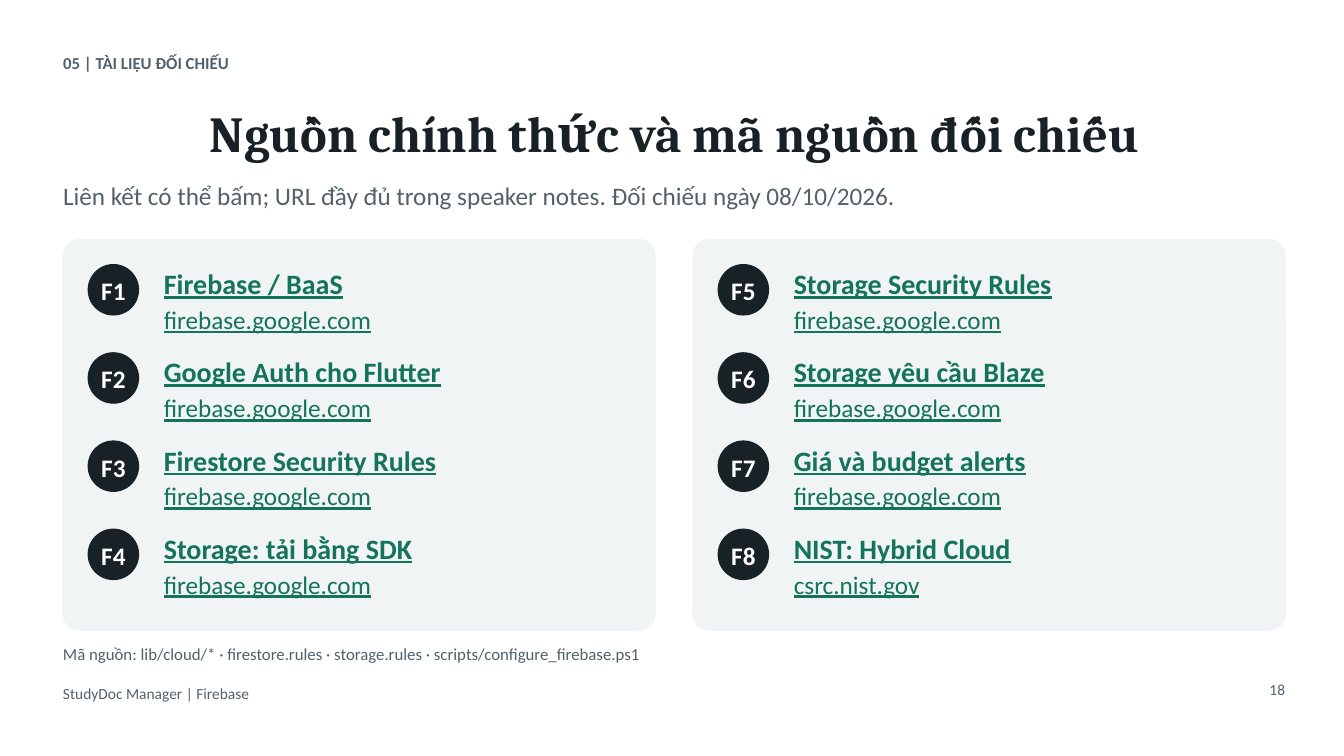
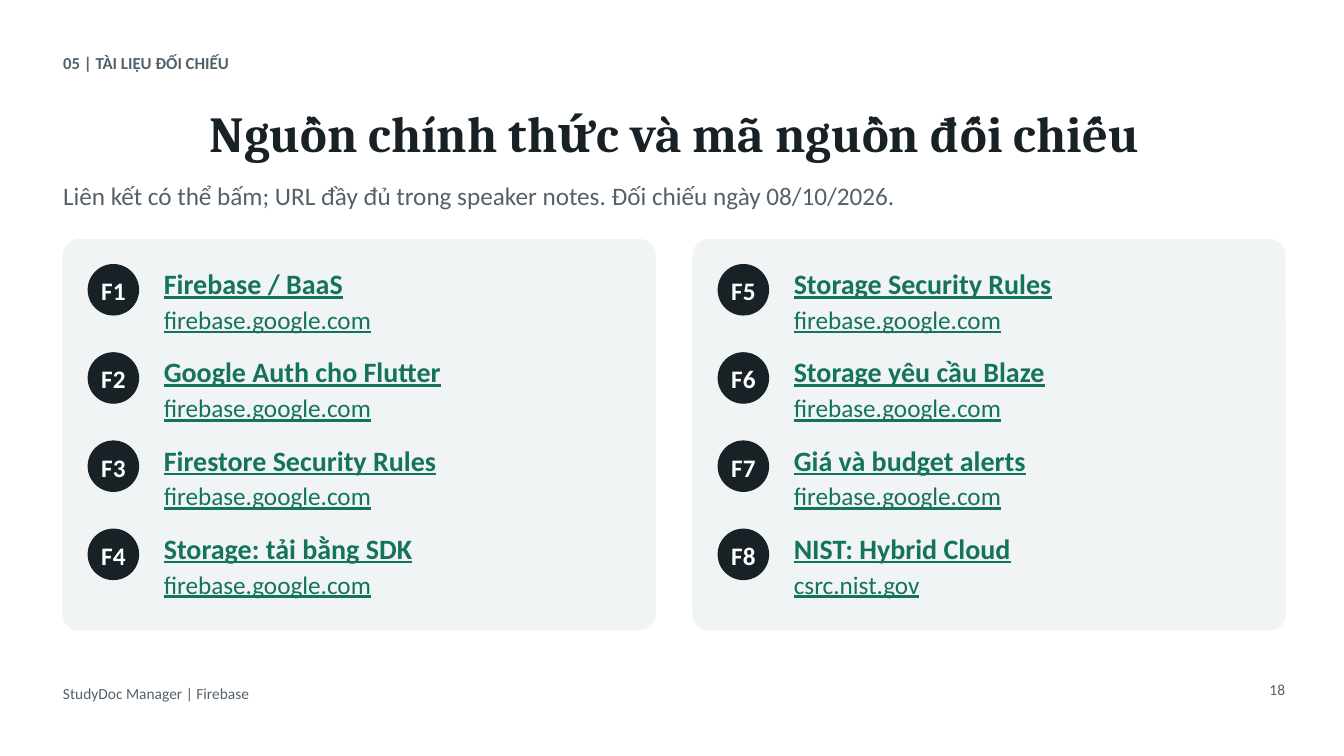
Before and after one commit to tungcorn/mobile_th1_qly_hoc_tap, a slide deck: slide 18 of SLIDE_FIREBASE_CLOUD_DMS.pptx. Drawn at 1344x756 pixels with LibreOffice and Linux fonts; fonts in the diff are those of the drawing. Boxes give left, top, right and bottom in pixels: in the first picture for what was removed or moved away, otherwise in the second. Text is boxed around its words. In the diff, an @@ line names an element or a change of style, - is before the commit and + after.

Commit message:
iq too 2

```diff
--- a/SLIDE_FIREBASE_CLOUD_DMS.pptx
+++ b/SLIDE_FIREBASE_CLOUD_DMS.pptx
@@ text removed at [63,647,639,663] @@
-Mã nguồn: lib/cloud/* · firestore.rules · storage.rules · scripts/configure_firebase.ps1
```
Also in this commit, not shown: 10 other slides changed.
